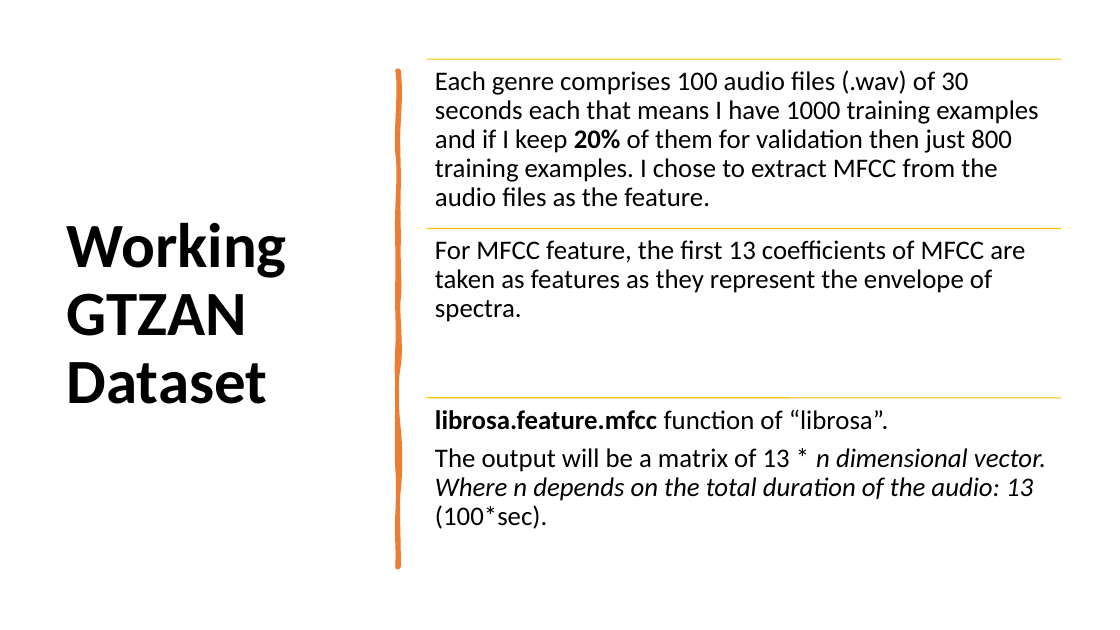
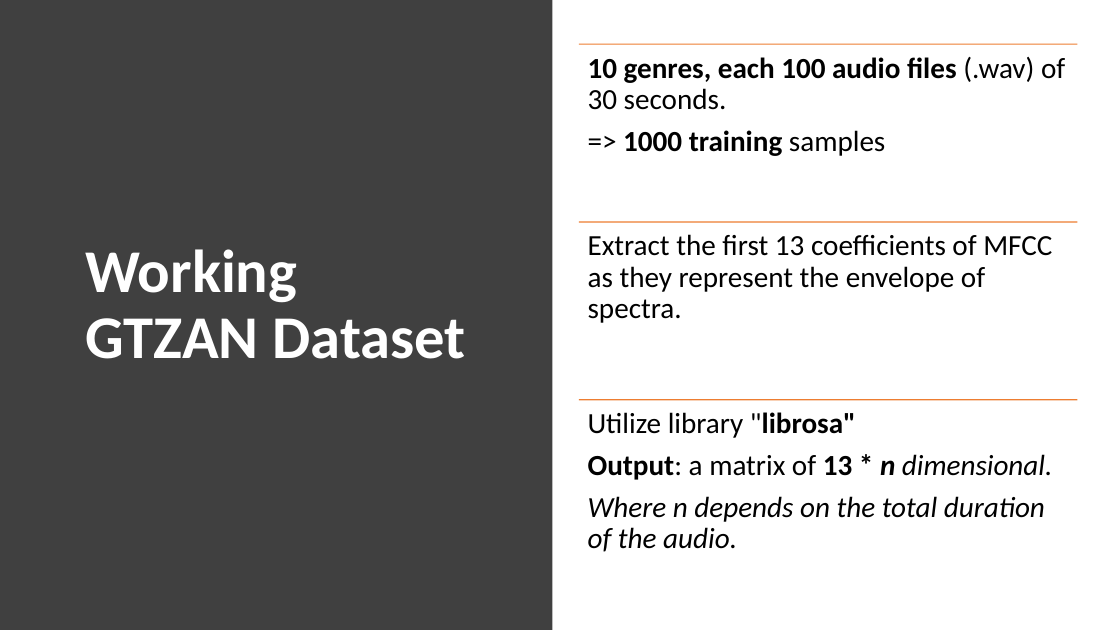
Before and after one commit to alo360/MusicClassification, a slide deck: slide 3 of MusicClasiffication.pptx. Drawn at 1120x630 pixels with LibreOffice and Linux fonts; fonts in the diff are those of the drawing. Boxes give left, top, right and bottom in pixels: in the first picture for what was removed or moved away, otherwise in the second. Text is boxed around its words. In the diff, an @@ line names an element or a change of style, - is before the commit and + after.

Commit message:
add

```diff
--- a/MusicClasiffication.pptx
+++ b/MusicClasiffication.pptx
@@ rectangle added at [0,0,553,630], fill #404040 @@
@@ title "Working GTZAN Dataset": place and size @@
-title "Working GTZAN Dataset" at [67,222,287,404]
+title "Working GTZAN Dataset" at [85,249,466,359]
@@ title "Working GTZAN Dataset" at [85,249,466,359]: size 54 to 52 pt, text colour #000000 to #FFFFFF @@
@@ line moved from (427, 59) - (1061, 59) to (579, 44) - (1078, 44) @@
@@ line (579, 44) - (1078, 44): stroke #FFC000 1 pt to #ED7D31 1 pt @@
@@ text at [588,57,1065,156]: text changed; size 23 to 25 pt; bold on @@
-Each genre comprises 100 audio files (.wav) of 30 seconds each that means I have 1000 training examples and if I keep 20% of them for validation then just 800 training examples. I chose to extract MFCC from the audio files as the feature.
+10 genres, each 100 audio files (.wav) of 30 seconds.
+=> 1000 training samples
@@ freeform shape removed at [397,71,399,568] @@
@@ line moved from (427, 229) - (1061, 229) to (579, 222) - (1078, 222) @@
@@ line (579, 222) - (1078, 222): stroke #FFC000 1 pt to #ED7D31 1 pt @@
@@ text at [588,234,1052,323]: text changed; size 23 to 25 pt @@
-For MFCC feature, the first 13 coefficients of MFCC are taken as features as they represent the envelope of spectra.
+Extract the first 13 coefficients of MFCC as they represent the envelope of spectra.
@@ line moved from (427, 398) - (1061, 398) to (579, 400) - (1078, 400) @@
@@ line (579, 400) - (1078, 400): stroke #FFC000 1 pt to #ED7D31 1 pt @@
@@ text at [588,412,1053,552]: text changed; size 23 to 25 pt; italic on @@
-librosa.feature.mfcc function of “librosa”.
-The output will be a matrix of 13 * n dimensional vector. Where n depends on the total duration of the audio: 13 (100*sec).
+Utilize library "librosa"
+Output: a matrix of 13 * n dimensional.
+Where n depends on the total duration of the audio.
```
Also in this commit, not shown: 4 other slides changed.
